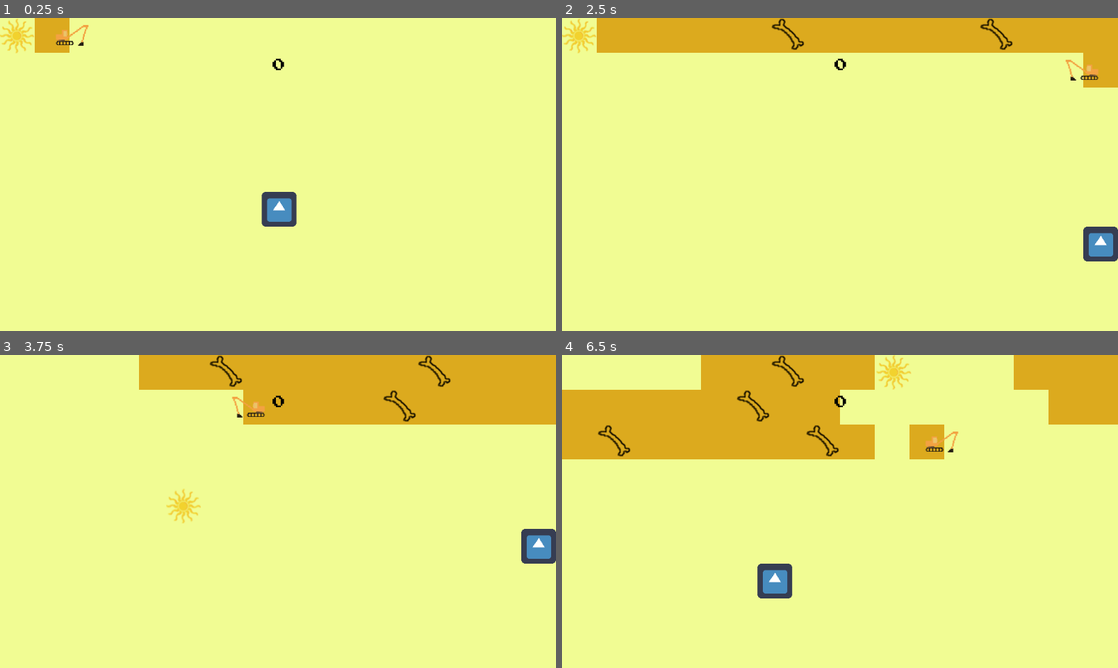
Above: before the commit, frames 1-4 (two rows, left to right).
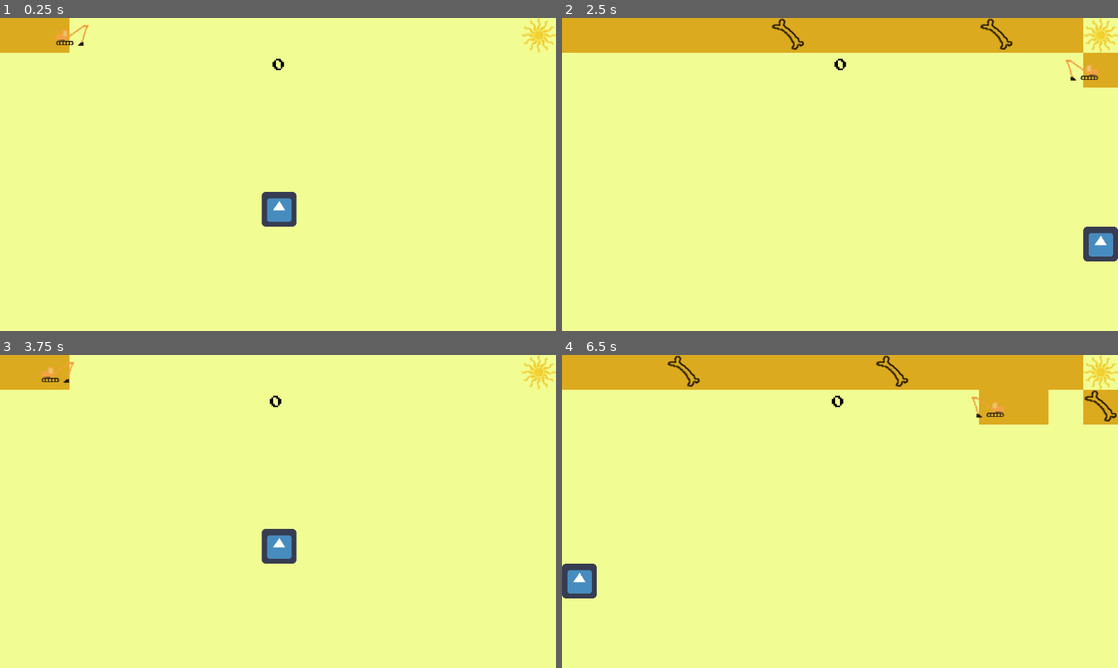
Above: after the commit, the same moments.

Repository: ImpeccableN/archeogame
Game: Godot game, scene res://Minigame1/Minigame1.tscn
Same seed, same stepped clock (60 frames per second), same inputs: the game is played once before the commit and once after it. The project has no main scene, so this scene is started directly. The engine's default icon, where the game draws it, is replaced by a stand-in: a white triangle on a blue panel in a dark square.
Inputs (mouse positions are in pixels of both pictures, inside the frame that each line leads up to):
- Up to frame 1 (0.25 s): no input
- Up to frame 2 (2.5 s): hold D (move_right) 0.53-1.28 s; tap Space (set_marker) at 0.6, 1.35, 2.1 s; hold S (move_down) 1.28-2.03 s; hold D (move_right) from 2.03 s (still down)
- Up to frame 3 (3.75 s): release D (move_right) at 2.78 s; hold W (move_up) 2.78-3.5 s; tap Space (set_marker) at 2.85 s; click (278, 511) at 3.5 s, where only the run after the commit has a clickable "START"
- Up to frame 4 (6.5 s): hold A (move_left) 4.28-5.78 s; tap Space (set_marker) at 4.35, 5.1, 5.85 s; hold S (move_down) from 5.78 s (still down)

The runs differ from the first frame. In frame 1, 1.0% of the frame differs, in the area x 0-100%, y 0-12%; in frame 2, 1.4%; in frame 3, 18%; in frame 4, 23%, in the area x 0-100%, y 0-78%.

Commit message:
Minigame1: all should be set to beginning on new start of game

Diff:
--- a/HeuneburgGame/Minigame1/Minigame1.gd
+++ b/HeuneburgGame/Minigame1/Minigame1.gd
@@ -2,7 +2,7 @@
 
 var truck_position = Vector2.ZERO
 var sun_position = Vector2.ZERO
-var sun_direction = true
+var sun_direction = false
 var marker_scene = preload("res://Minigame1/Marker.tscn")
 var score = 0
 var cell_array : Array
@@ -69,5 +69,7 @@
 	#delete all markers on map
 	for artefact in artefact_array:
 		artefact.queue_free()
+	artefact_array.clear()
+	score = 0
 	$Truck/CollisionShape2D.disabled = false
 	$Sun/CollisionShape2D.disabled = false
--- a/HeuneburgGame/Minigame1/Minigame1.tscn
+++ b/HeuneburgGame/Minigame1/Minigame1.tscn
@@ -97,8 +97,10 @@
 collision_mask = 257
 
 [node name="Sun" parent="." instance=ExtResource( 3 )]
-position = Vector2( 31, 33 )
+position = Vector2( 992, 32 )
 speed = 400.0
+starting_position = Vector2( 992, 32 )
+direction = Vector2( 0.5, 1.5 )
 
 [node name="Truck" parent="." instance=ExtResource( 6 )]
 position = Vector2( 32, 32 )
--- a/HeuneburgGame/Minigame1/Sun.gd
+++ b/HeuneburgGame/Minigame1/Sun.gd
@@ -2,33 +2,36 @@
 
 export var speed = 200.0
 export var starting_position = Vector2.ZERO
+export var direction := Vector2.ZERO
+var start_speed = 0
 onready var screen_size = get_viewport_rect().size
 
-var direction := Vector2.ZERO
+
 signal direction_change
 
 
 func _process(delta):
-	position += direction * delta * speed
+	position += direction * delta * speed * start_speed
 	if position.y > screen_size.y:
-		direction.y = -0.75
+		direction.y *= -1
 		emit_signal("direction_change")
 	if position.y < 0:
-		direction.y = 0.75
+		direction.y *= -1
 		emit_signal("direction_change")
 	if position.x > screen_size.x:
-		direction.x = -1.0
+		direction.x *= -1.0
 		emit_signal("direction_change")
 	if position.x < 0:
-		direction.x = 1.0
+		direction.x *= -1.0
 		emit_signal("direction_change")
 
 
 
 func _on_Timer_timeout():
-	direction = Vector2(1.0, 0.8)
+	start_speed = 1
 
 func start():
 	position = starting_position
 	$CollisionShape2D.disabled = false
+	start_speed = 0
 	$Timer.start()
